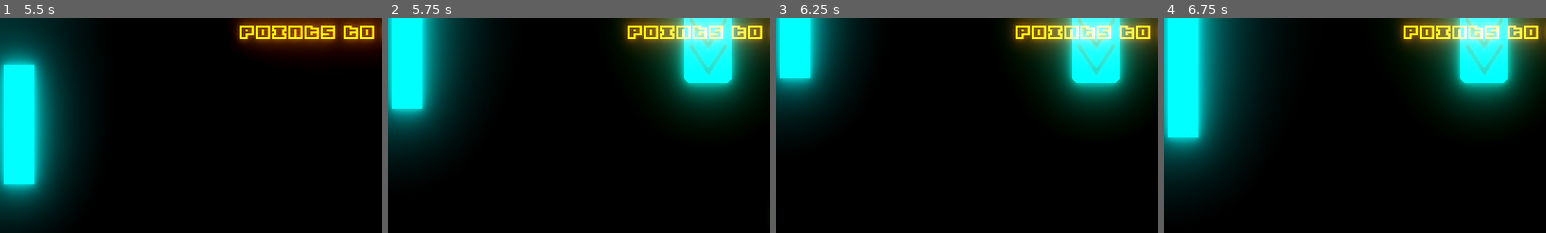
Above: before the commit, frames 1-4 (left to right).
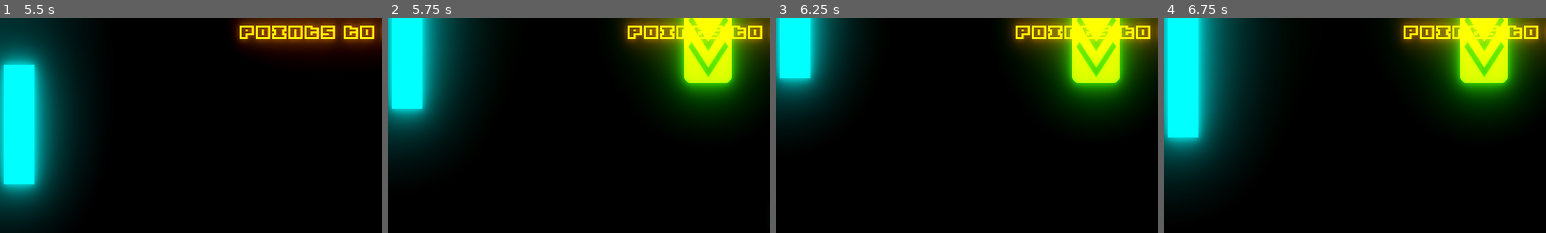
Above: after the commit, the same moments.

Repository: swip3798/ExtremePong
Game: Godot game, scene res://Objects/Main Menu.tscn
Two runs of this game, one before a commit and one after it. Both use one fixed random seed, a clock stepped at 60 frames per second and the inputs below.
Inputs (mouse positions are % of the whole screen's width and height, from its top left):
- Up to frame 1 (5.5 s): click "Play" at 0.5 s; click "1 Player" at 1.25 s; click "1 Player" at 2 s; click "Play" at 2.75 s; tap Enter at 3.5 s; move the mouse to (72, 45) at 3.52 s; hold W (ui_up) 3.53-4.28 s; click (72, 45) at 3.67 s; move the mouse to (30, 55) at 4.27 s; hold S (ui_down) 4.28-5.03 s; move the mouse to (60, 28) at 5.02 s; hold W (ui_up) from 5.03 s (still down)
- Up to frame 2 (5.75 s): keep holding W (ui_up)
- Up to frame 3 (6.25 s): keep holding W (ui_up); move the mouse to (45, 70) at 5.77 s; click (45, 70) at 5.92 s
- Up to frame 4 (6.75 s): move the mouse to (80, 65) at 6.52 s; release W (ui_up) at 6.53 s; hold S (ui_down) from 6.53 s (still down)
The pictures show only the part of the screen within x 2-52%, y 0-50%; the shares and areas given below are measured in that part.

Frame 1 is identical in both runs. In frame 2, 10% of the frame differs, in the area x 69-98%, y 0-44%; in frame 3, 10%; in frame 4, 10%.

Commit message:
Activated file logging for better debug

Diff:
--- a/Objects/AIController.gd
+++ b/Objects/AIController.gd
@@ -15,6 +15,7 @@
 		difficulty = 1
 		ProjectSettings.set_setting("globals/ai_difficulty", 1)
 		ProjectSettings.save()
+	print("Difficulty is set to ", difficulty)
 	set_physics_process(false)
 	dtarget = get_parent().get_node("Debug Target")
 	go_to_point = Vector2(0, ProjectSettings.get_setting("globals/height") / 2)
--- a/Objects/Ball.gd
+++ b/Objects/Ball.gd
@@ -75,28 +75,29 @@
 	var rel = float(percent) / 100
 	speedFactor -= rel
 	limitSpeed()
-	print("decreased speed on ", name, " on ", speedFactor, " with ", rel, "%")
+	print("Ball logs: ", "decreased speed on ", name, " on ", speedFactor, " with ", rel, "%")
 
 func inc_speed(percent):
 	limitSpeed()
 	var rel = float(percent) / 100
 	speedFactor += rel
-	print("increased speed on ", name, " on ", speedFactor, " with ", percent, "%")
+	print("Ball logs: ", "increased speed on ", name, " on ", speedFactor, " with ", percent, "%")
 
 func inc_size(percent):
-	print("increased scale on ", name)
+
 	var scle = get_scale() * (1 + float(percent) / 100)
 	if scle[1] > 6:
 		scle= Vector2(6, 6)
 	set_scale(scle)
+	print("Ball logs: ", "increased scale of ball on ", name, " to ", scale , " with ", percent, "%")
 	size =  get_node("Sprite").get_texture().get_size() * get_scale()
 
 func dec_size(percent):
-	print("decreased scale on ", name)
 	var scle = get_scale() * (1 - float(percent) / 100)
 	if scle[1] < 0.3:
 		scle= Vector2(0.3, 0.3)
 	set_scale(scle)
+	print("Ball logs: ", "increased scale of ball on ", name, " to ", scale , " with ", percent, "%")
 	size =  get_node("Sprite").get_texture().get_size() * get_scale()
 
 func reset():
--- a/Objects/Level.tscn
+++ b/Objects/Level.tscn
@@ -12,7 +12,7 @@
 [ext_resource path="res://assets/grabber.png" type="Texture" id=10]
 [ext_resource path="res://Objects/LevelEnvironment.tscn" type="PackedScene" id=11]
 
-[node name="Level" type="Node2D"]
+[node name="Level" type="Node2D" index="0"]
 
 script = ExtResource( 1 )
 
--- a/Objects/Main Menu.tscn
+++ b/Objects/Main Menu.tscn
@@ -48,7 +48,7 @@
 				add_color_override(\"font_color\", Color(\"00ebbe\"))
 			state += 1"
 
-[node name="Main Menu" type="Control" index="0"]
+[node name="Main Menu" type="Control"]
 
 anchor_left = 0.0
 anchor_top = 0.0
--- a/Objects/Player.gd
+++ b/Objects/Player.gd
@@ -39,11 +39,11 @@
 
 func inc_speed(inc):
 	speed += inc
-	print("increase speed on ", name, " on ", speed, " with ", inc)
+	print("Player logs: ", "increase speed on ", name, " on ", speed, " with ", inc)
 
 func dec_speed(dec):
 	speed -= dec
-	print("decreased speed on ", name, " on ", speed, " with ", dec)
+	print("Player logs: ", "decreased speed on ", name, " on ", speed, " with ", dec)
 
 func inc_size(percent):
 	percent = float(percent)
@@ -62,4 +62,4 @@
 	set_scale(scale)
 
 func on_collision():
-	print("Collision detected")
+	print("Player logs: ", "Collision detected")
--- a/Objects/PowerUP.gd
+++ b/Objects/PowerUP.gd
@@ -15,7 +15,7 @@
 	symbol = get_node("Symbol")
 	randomize()
 	state = randi() % 8
-#	state = 4
+	state = 5
 	if state >=0 and state <=3:
 		background.set_modulate(Color("00ffed"))
 		if state == 0:
@@ -40,14 +40,11 @@
 
 
 func _on_activated(area):
-	print("Area: ", area.name)
-	print("Area.filename: ", area.get_parent().filename)
 	if area.filename != "res://Objects/Border.tscn" and area.get_parent().name.find("PowerUP", 0) == -1:
 		var object = area.get_parent()
-		print("Object: ", object.name)
 		if state >=0 and state <=3:
 			var aply = object.activePlayer
-			print(aply.name)
+			print("Powerup logs: ", "Player mode, set powerup effect with state ", state)
 			if state == 0:
 				aply.inc_speed((randi() % 100 + 50)*powerFactor)
 			elif state == 1:
@@ -57,7 +54,7 @@
 			elif state == 3:
 				aply.dec_size((randi() % 30 + 10)*powerFactor)
 		else:
-			print("Ball mode")
+			print("Powerup logs: ", "Ball mode, set powerup effect with state ", state)
 			var aply = object
 			if state == 4:
 				aply.inc_speed((randi() % 30 + 10)*powerFactor)
--- a/project.godot
+++ b/project.godot
@@ -18,10 +18,6 @@
 run/main_scene="res://Objects/Main Menu.tscn"
 boot_splash/image="res://splash_screen.png"
 config/icon="res://icon.png"
-
-[debug]
-
-settings/stdout/print_fps=true
 
 [display]
 
@@ -91,6 +87,10 @@
 , Object(InputEventJoypadButton,"resource_local_to_scene":false,"resource_name":"","device":0,"button_index":1,"pressure":0.0,"pressed":false,"script":null)
  ]
 
+[logging]
+
+file_logging/enable_file_logging=true
+
 [physics]
 
 common/physics_fps=210
Not shown, changed: assets/grabber highlight.png.import
Not shown, changed: assets/togglebutton_hover.png.import
Not shown, changed: splash_screen.png.import
